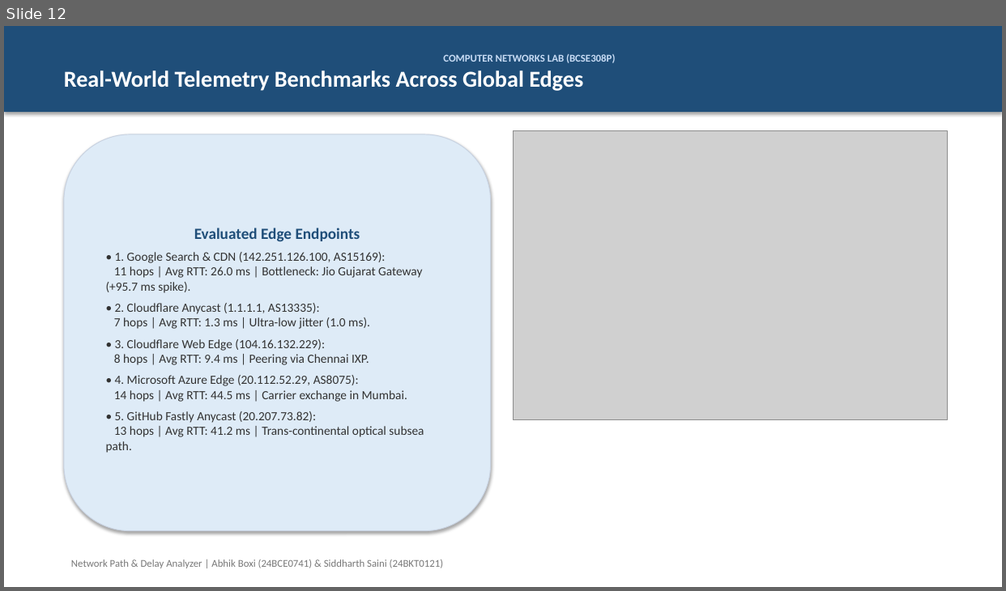
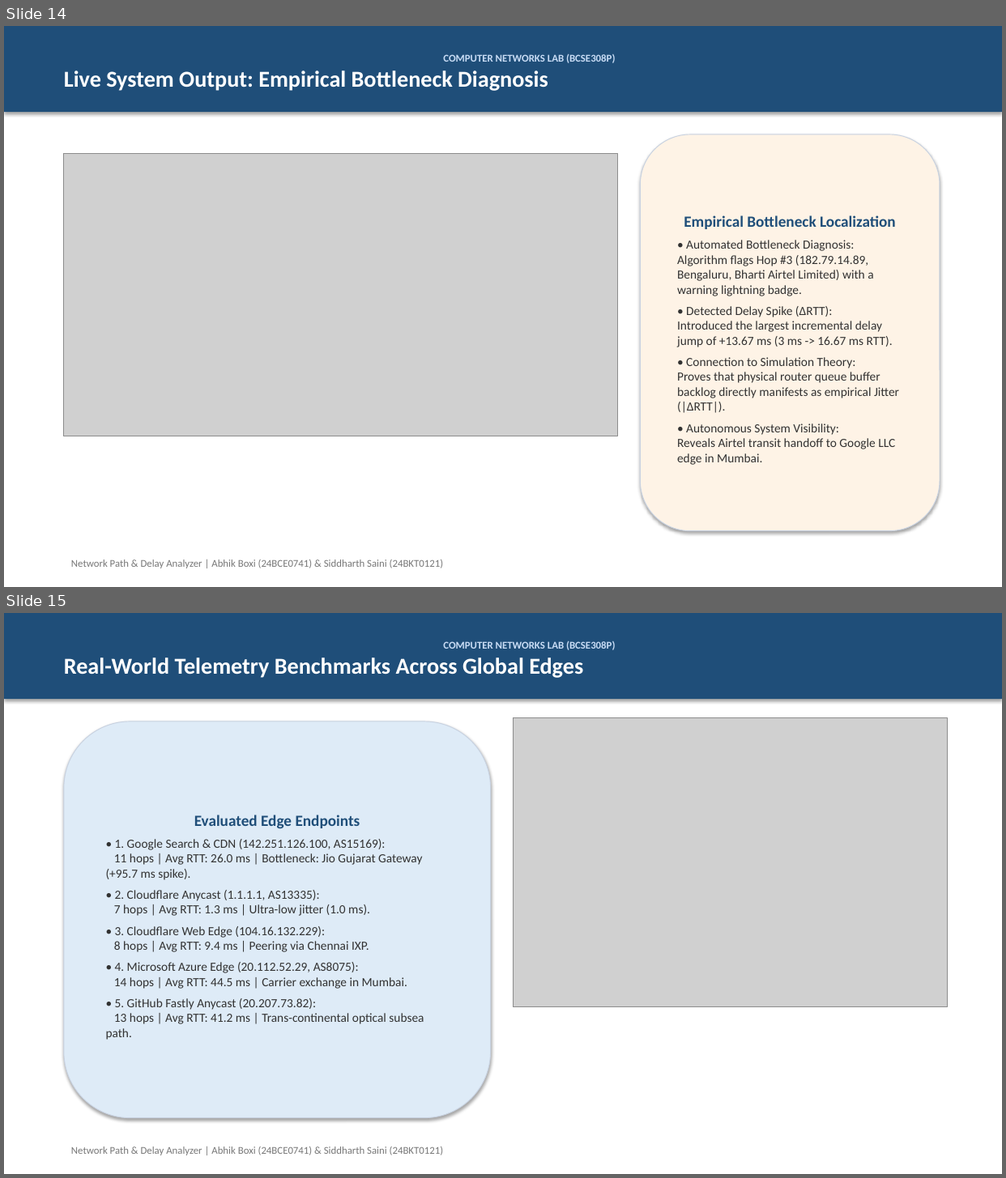
Before and after one commit to Someone1701/Network-Path-and-Delay-Analyzer, a slide deck: Network_Path_and_Delay_Analyzer_Presentation.pptx. Shown one above the other, each under a label of ours: slide 12 before the commit, slides 14 and 15 after it. The pictures are 1006x591 and 1006x1178 pixels, drawn with LibreOffice and Linux fonts; fonts in the diff are those of the drawing; grey boxes stand for pictures. Boxes give left, top, right and bottom in pixels: in the first picture for what was removed or moved away, otherwise in the second. Text is boxed around its words. In the diff, an @@ line names an element or a change of style, - is before the commit and + after.

Commit message:
Embed all 4 live output images into PowerPoint presentation and update presentation markdown

```diff
--- a/Network_Path_and_Delay_Analyzer_Presentation.pptx
+++ b/Network_Path_and_Delay_Analyzer_Presentation.pptx
@@ slide 14 added at (4,26,1002,587), background #FFFFFF @@
@@ rectangle added at (4,26,1002,112), fill #1F4E79, 22 pt, text #FFFFFF, bold @@
+COMPUTER NETWORKS LAB (BCSE308P)
+Live System Output: Empirical Bottleneck Diagnosis
@@ rounded rectangle added at (641,135,940,531), fill #FEF3E6, outline #C8D2E1 0.75 pt, 12 pt, text #323232 @@
+Empirical Bottleneck Localization
+• Automated Bottleneck Diagnosis:
+Algorithm flags Hop #3 (182.79.14.89, Bengaluru, Bharti Airtel Limited) with a warning lightning badge.
+• Detected Delay Spike (ΔRTT):
+Introduced the largest incremental delay jump of +13.67 ms (3 ms -> 16.67 ms RTT).
+• Connection to Simulation Theory:
+Proves that physical router queue buffer backlog directly manifests as empirical Jitter (|ΔRTT|).
+• Autonomous System Visibility:
+Reveals Airtel transit handoff to Google LLC edge in Mumbai.
@@ picture added at (64,153,618,436) @@
@@ text added at (71,560,444,569), 10 pt, text #787878 @@
+Network Path & Delay Analyzer | Abhik Boxi (24BCE0741) & Siddharth Saini (24BKT0121)
@@ what was slide 12 is now slide 15 @@
```
Also in this commit, not shown: 1 slide changed, 3 other slides added, 1 slide removed, 5 other files.
